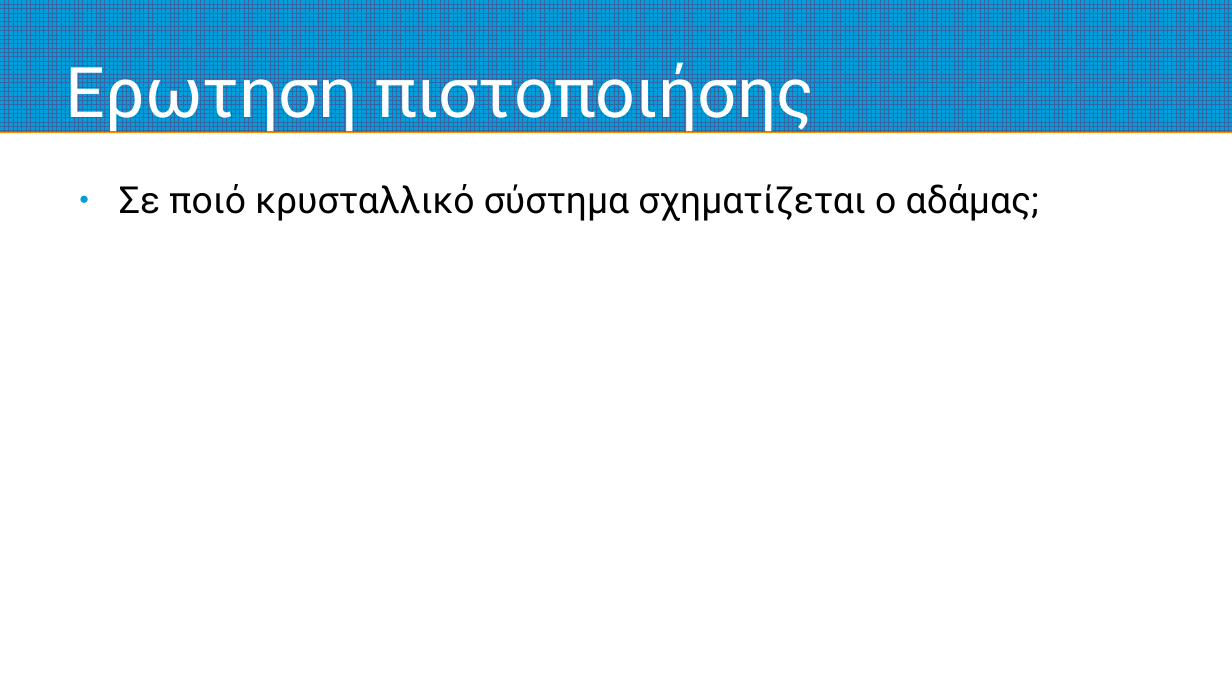
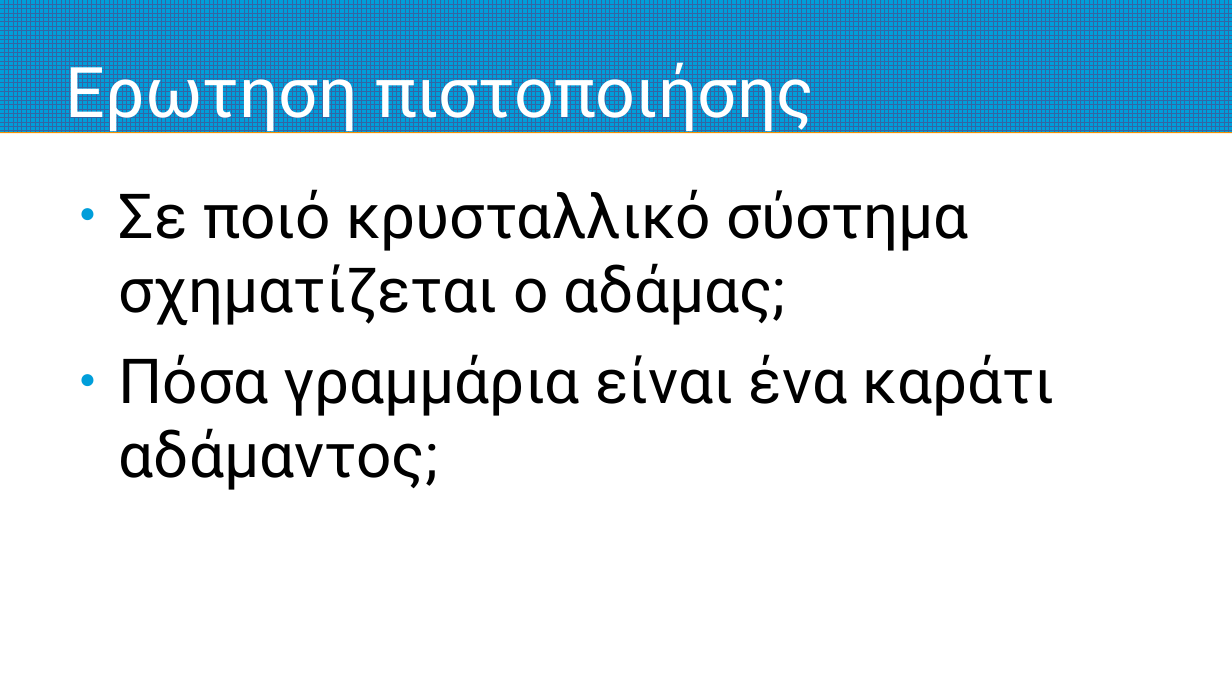
Before and after one commit to nickaiva/epas, a slide deck: slide 6 of preciousStones.odp. Drawn at 1232x693 pixels with LibreOffice and Linux fonts; fonts in the diff are those of the drawing. Boxes give left, top, right and bottom in pixels: in the first picture for what was removed or moved away, otherwise in the second. Text is boxed around its words. In the diff, an @@ line names an element or a change of style, - is before the commit and + after.

```diff
--- a/preciousStones.odp
+++ b/preciousStones.odp
@@ text at box(119, 189, 969, 326): size 24 to 40 pt in "Σε ποιό κρυσταλλικό σύστημα σχηματίζεται ο αδάμας;" @@
@@ text at box(119, 354, 1055, 490): paragraph added @@
+● Πόσα γραμμάρια είναι ένα καράτι αδάμαντος;
```
Also in this commit, not shown: 1 other file.
